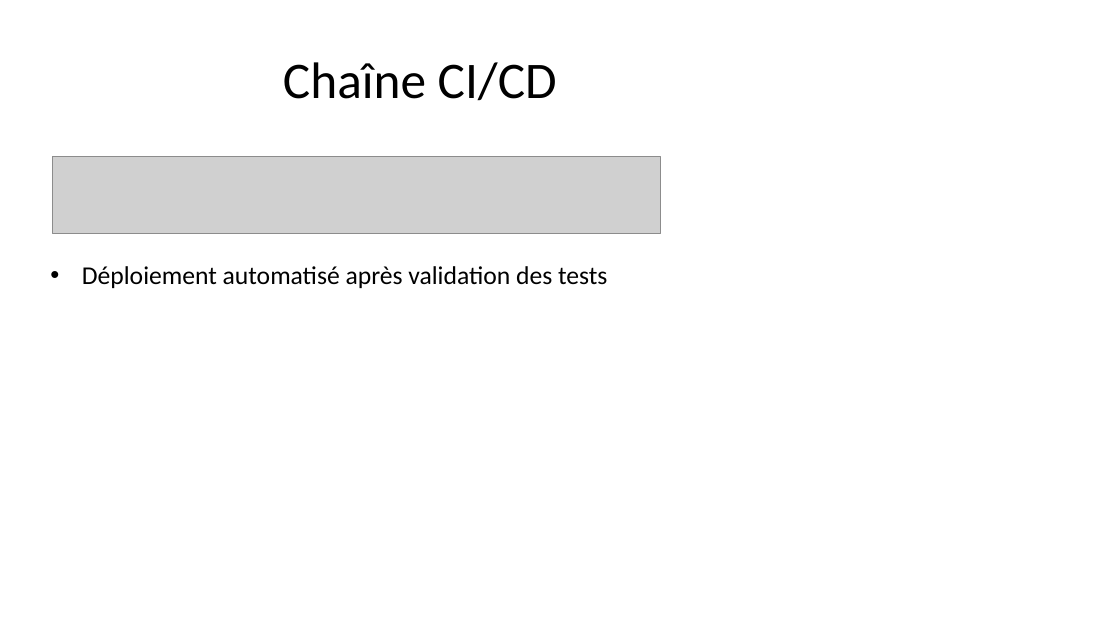
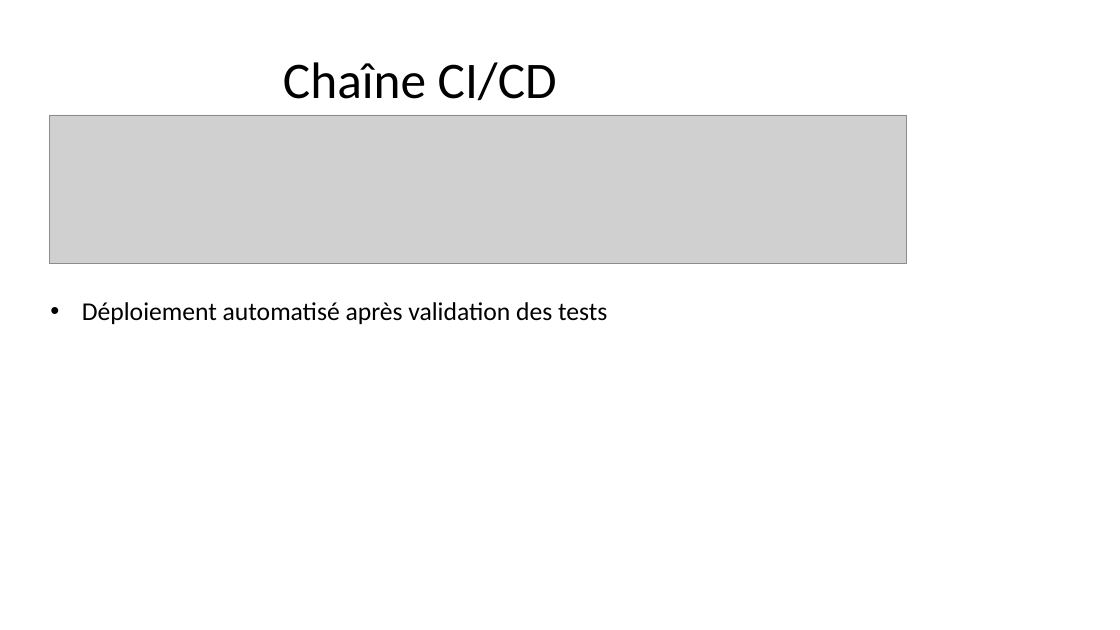
Before and after one commit to kwame-agban/taskmanager-microservices-devops, a slide deck: slide 11 of video et fichiers à publier/Presentation_DevOps_TaskManager_Microservices.pptx (slide 10 before the commit). Drawn at 1120x630 pixels with LibreOffice and Linux fonts; fonts in the diff are those of the drawing; grey boxes stand for pictures. Boxes give left, top, right and bottom in pixels: in the first picture for what was removed or moved away, otherwise in the second. Text is boxed around its words. In the diff, an @@ line names an element or a change of style, - is before the commit and + after.

```diff
--- a/video et fichiers à publier/Presentation_DevOps_TaskManager_Microservices.pptx
+++ b/video et fichiers à publier/Presentation_DevOps_TaskManager_Microservices.pptx
@@ picture added at (50, 115, 907, 264) @@
@@ text "Déploiement automatisé après validation des ...": place and size @@
-text "Déploiement automatisé après validation des ..." at (82, 266, 607, 288)
+text "Déploiement automatisé après validation des ..." at (82, 302, 607, 324)
@@ picture removed at (52, 157, 660, 234) @@
```
Also in this commit, not shown: 3 other slides changed, 1 slide added, 1 other file.
